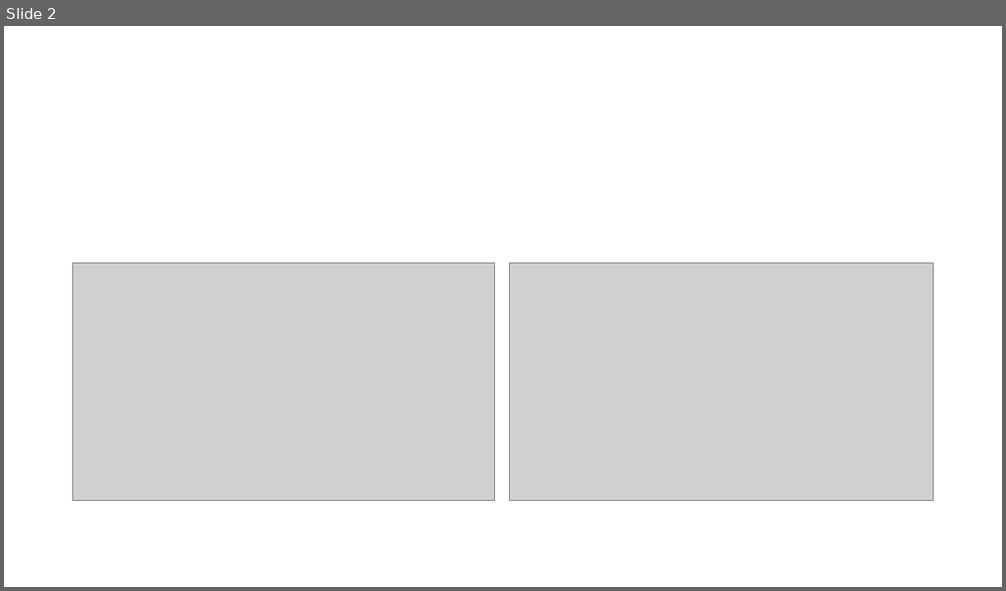
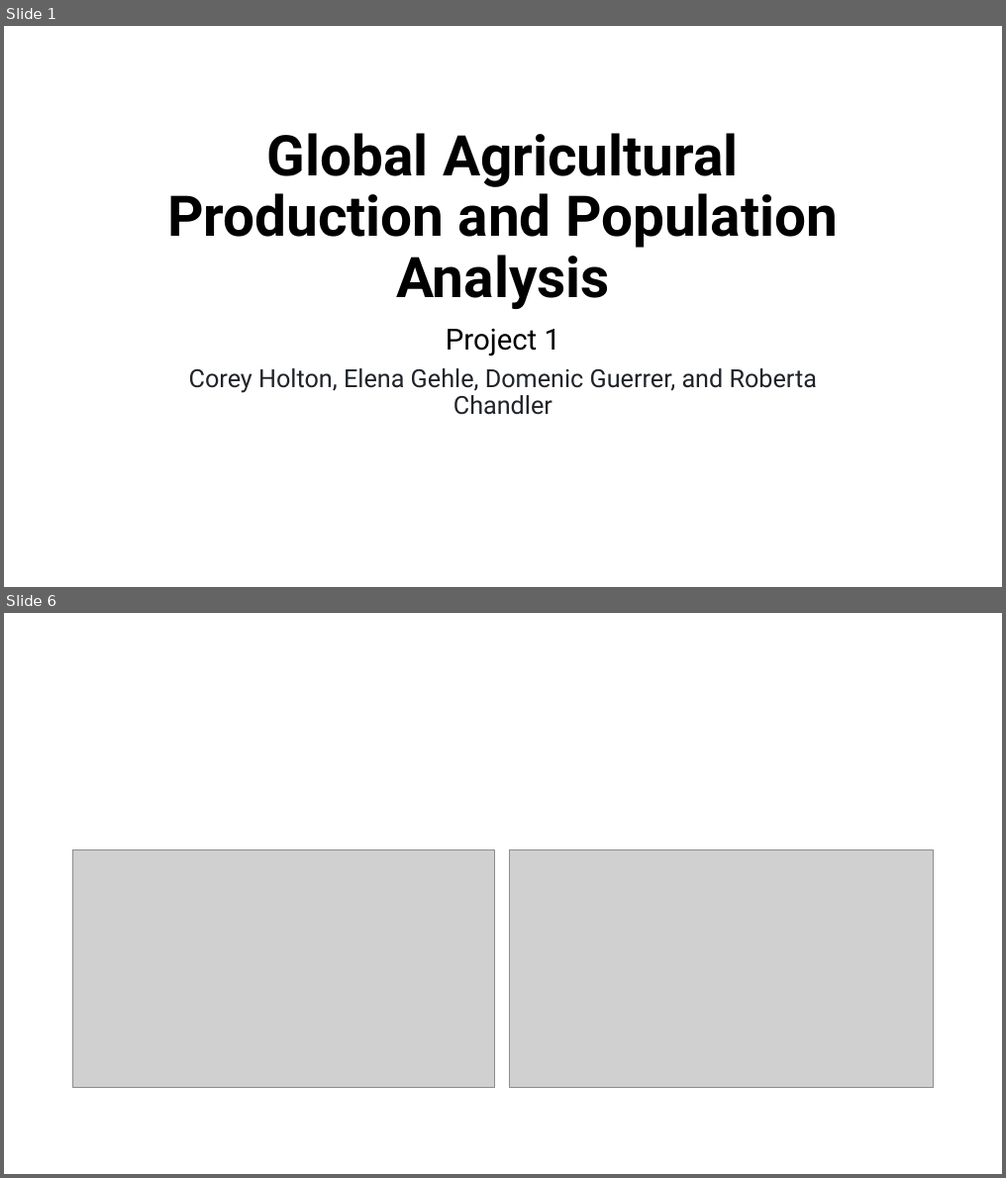
Before and after one commit to Corey-Holton/Project1, a slide deck: Working files/Group Project.pptx. Shown one above the other, each under a label of ours: slide 2 before the commit, slides 1 and 6 after it; the slides between them are not shown. The pictures are 1006x591 and 1006x1178 pixels, drawn with LibreOffice and Linux fonts; fonts in the diff are those of the drawing; grey boxes stand for pictures. Boxes give left, top, right and bottom in pixels: in the first picture for what was removed or moved away, otherwise in the second. Text is boxed around its words. In the diff, an @@ line names an element or a change of style, - is before the commit and + after.

```diff
--- a/Working files/Group Project.pptx
+++ b/Working files/Group Project.pptx
@@ slide 1 added at (x1=4, y1=26, x2=1002, y2=587), background #FFFFFF @@
@@ title added at (x1=167, y1=133, x2=838, y2=309), 54 pt, text #000000, bold @@
+Global Agricultural Production and Population Analysis
@@ subtitle added at (x1=189, y1=329, x2=817, y2=415), 24 pt, text #1F2328 @@
+Project 1
+Corey Holton, Elena Gehle, Domenic Guerrer, and Roberta Chandler
@@ what was slide 2 is now slide 6 @@
```
Also in this commit, not shown: 4 other slides added, 1 slide removed.
